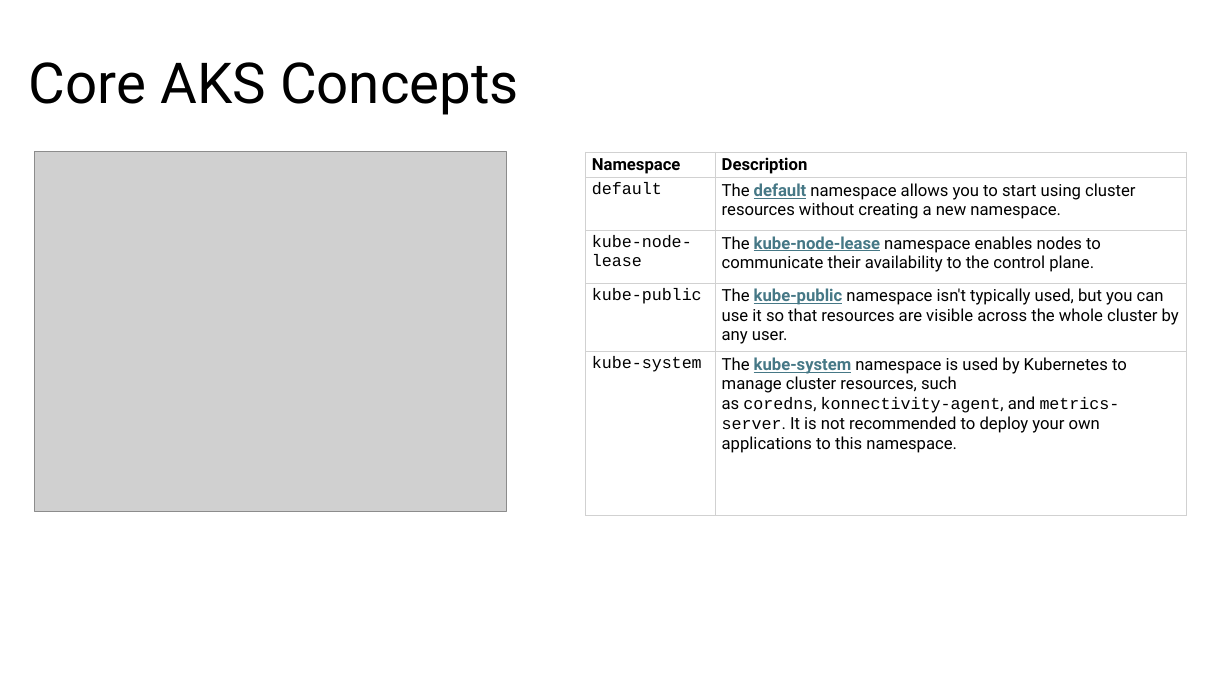
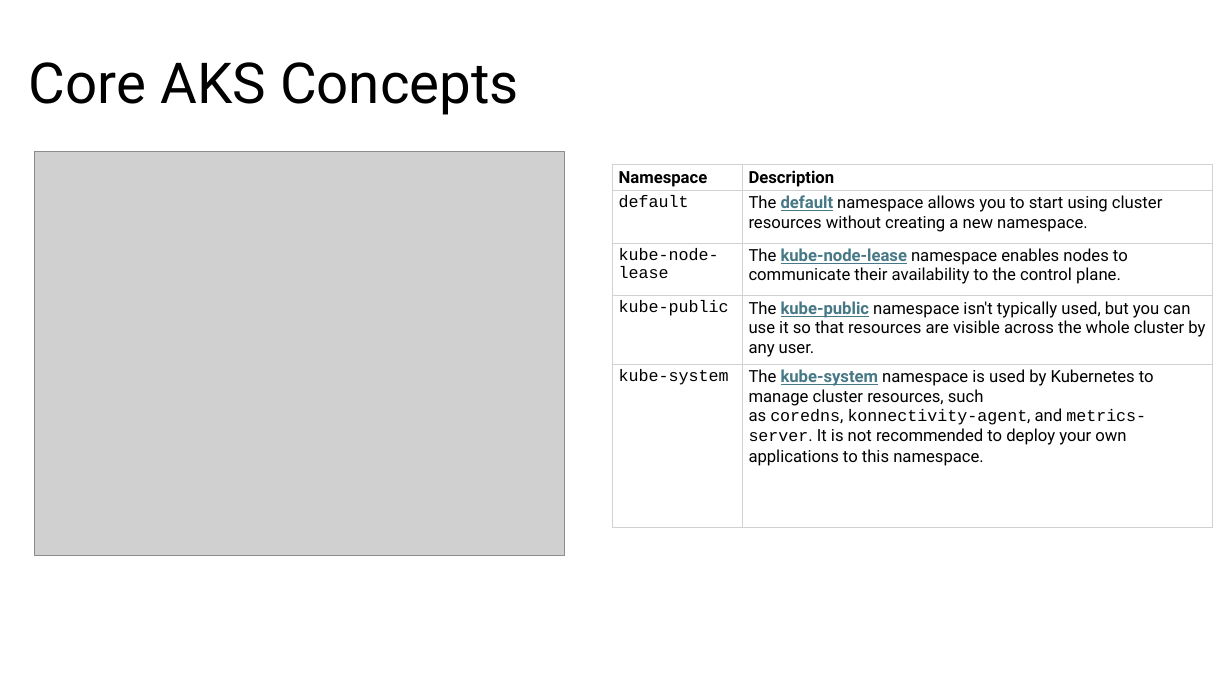
Before and after one commit to fhbilgen/AKSWorkshop, a slide deck: slide 8 of AKS_01_Core_and_Setup.pptx. Drawn at 1232x693 pixels with LibreOffice and Linux fonts; fonts in the diff are those of the drawing; grey boxes stand for pictures. Boxes give left, top, right and bottom in pixels: in the first picture for what was removed or moved away, otherwise in the second. Text is boxed around its words. In the diff, an @@ line names an element or a change of style, - is before the commit and + after.

```diff
--- a/AKS_01_Core_and_Setup.pptx
+++ b/AKS_01_Core_and_Setup.pptx
@@ picture: place and size @@
-picture at (34,152,507,511)
+picture at (34,152,565,555)
@@ table: place and size @@
-table at (586,152,1188,516)
+table at (613,165,1214,529)
```
Also in this commit, not shown: 2 other slides changed, 20 other files.
